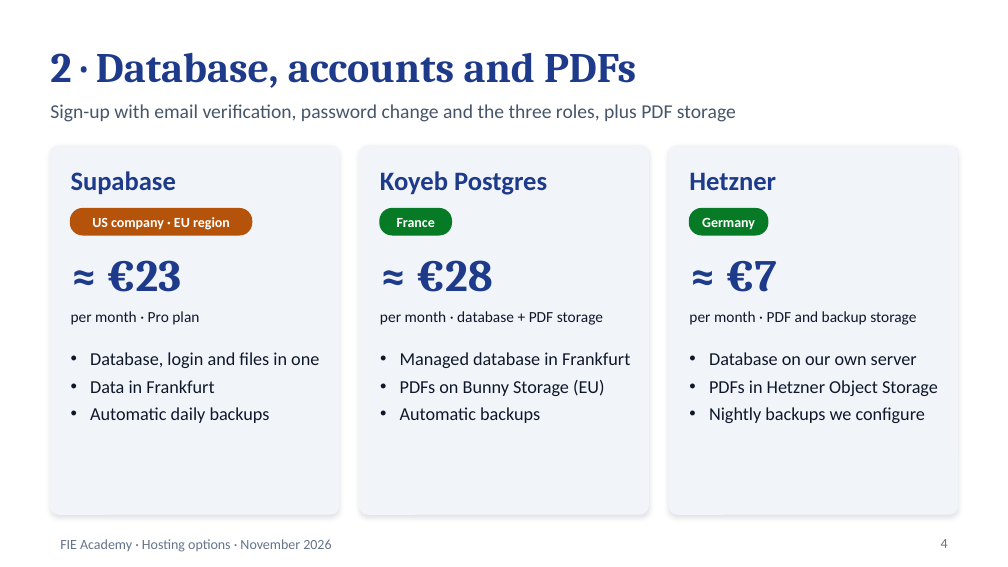
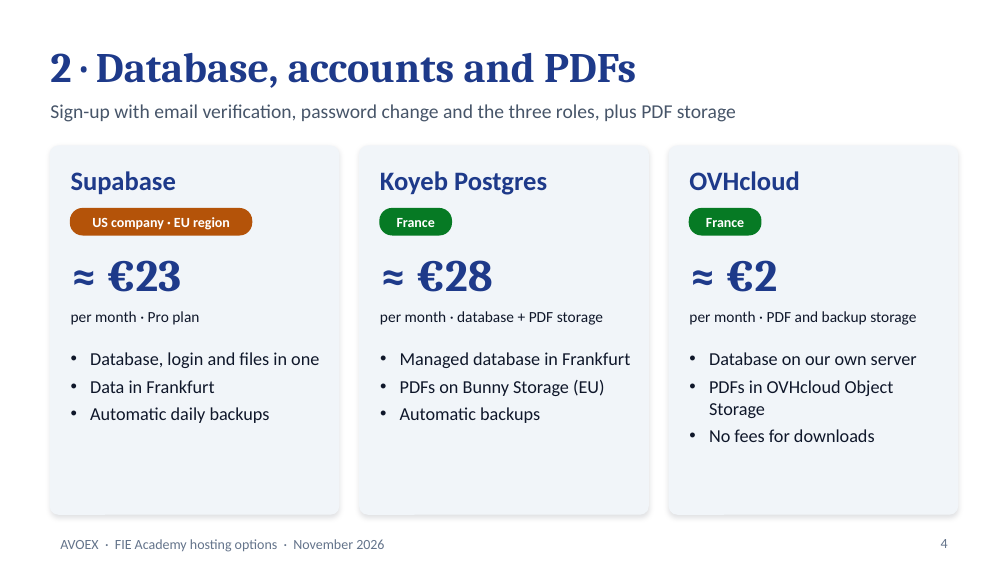
Before and after one commit to Angelvalkov2003/fie-academy, a slide deck: slide 4 of FIE_Academy_Hosting_Options.pptx. Drawn at 1008x567 pixels with LibreOffice and Linux fonts; fonts in the diff are those of the drawing. Boxes give left, top, right and bottom in pixels: in the first picture for what was removed or moved away, otherwise in the second. Text is boxed around its words. In the diff, an @@ line names an element or a change of style, - is before the commit and + after.

```diff
--- a/FIE_Academy_Hosting_Options.pptx
+++ b/FIE_Academy_Hosting_Options.pptx
@@ text at (x1=689, y1=171, x2=799, y2=190): text changed @@
-Hetzner
+OVHcloud
@@ rounded rectangle resized from (x1=689, y1=209, x2=768, y2=235) to (x1=689, y1=209, x2=761, y2=235) @@
@@ text at (x1=706, y1=218, x2=744, y2=227): text changed @@
-Germany
+France
@@ text at (x1=726, y1=260, x2=777, y2=292): text changed @@
-≈ €7
+≈ €2
@@ text at (x1=709, y1=380, x2=894, y2=442): text changed @@
-• PDFs in Hetzner Object Storage
-• Nightly backups we configure
+• PDFs in OVHcloud Object Storage
+• No fees for downloads
@@ text at (x1=60, y1=539, x2=384, y2=552): text changed @@
-FIE Academy · Hosting options · November 2026
+AVOEX · FIE Academy hosting options · November 2026
```
Also in this commit, not shown: 7 other slides changed, 1 other file.
